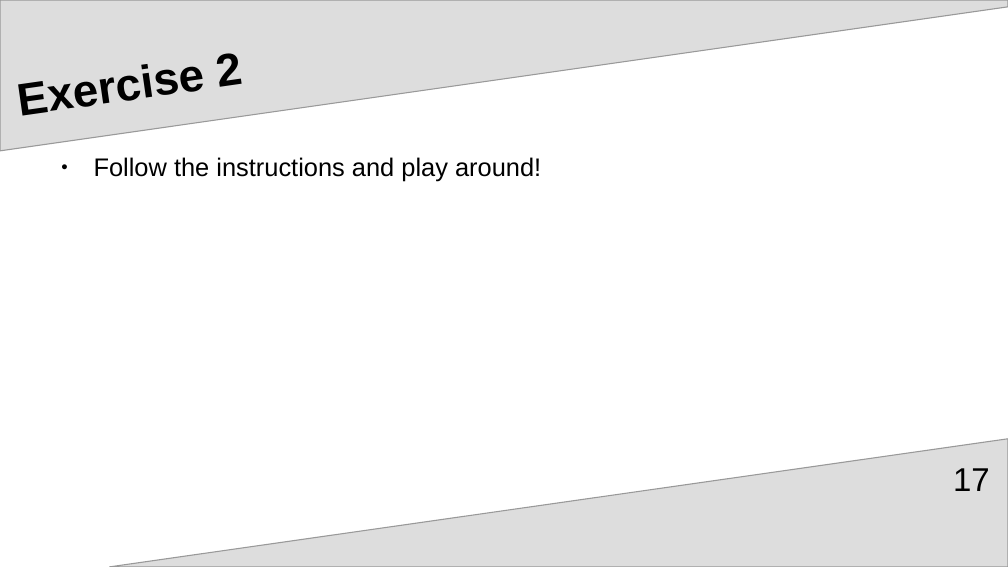
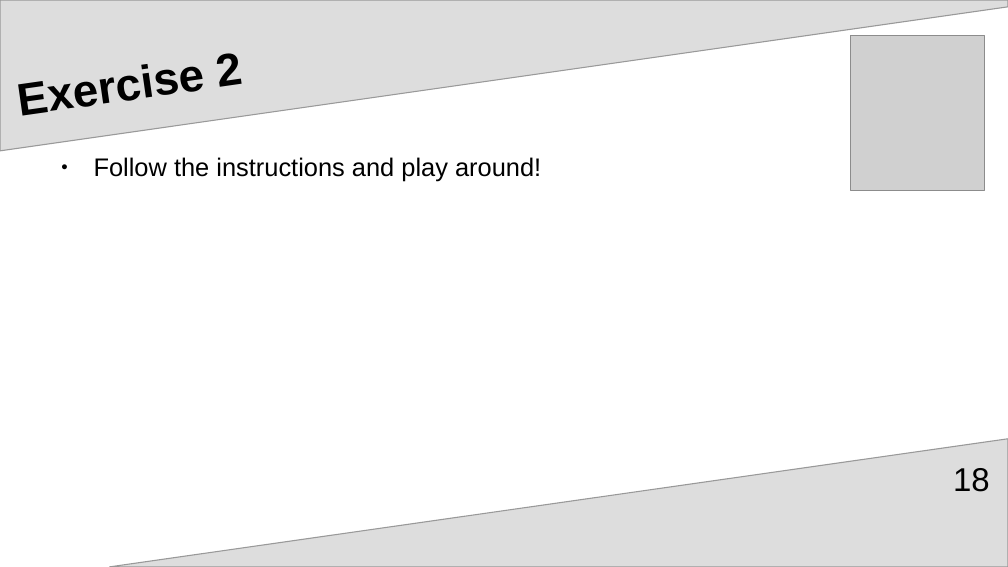
Before and after one commit to upart/cabinops, a slide deck: slide 18 of documentation/Introduction.odp (slide 17 before the commit). Drawn at 1008x567 pixels with LibreOffice and Linux fonts; fonts in the diff are those of the drawing; grey boxes stand for pictures. Boxes give left, top, right and bottom in pixels: in the first picture for what was removed or moved away, otherwise in the second. Text is boxed around its words. In the diff, an @@ line names an element or a change of style, - is before the commit and + after.

```diff
--- a/documentation/Introduction.odp
+++ b/documentation/Introduction.odp
@@ picture added at bbox=[851, 36, 985, 190] @@
@@ page number at bbox=[953, 468, 990, 492]: text changed @@
-17
+18
```
Also in this commit, not shown: 7 other slides changed, 3 slides added, 3 slides removed, 3 other files.
